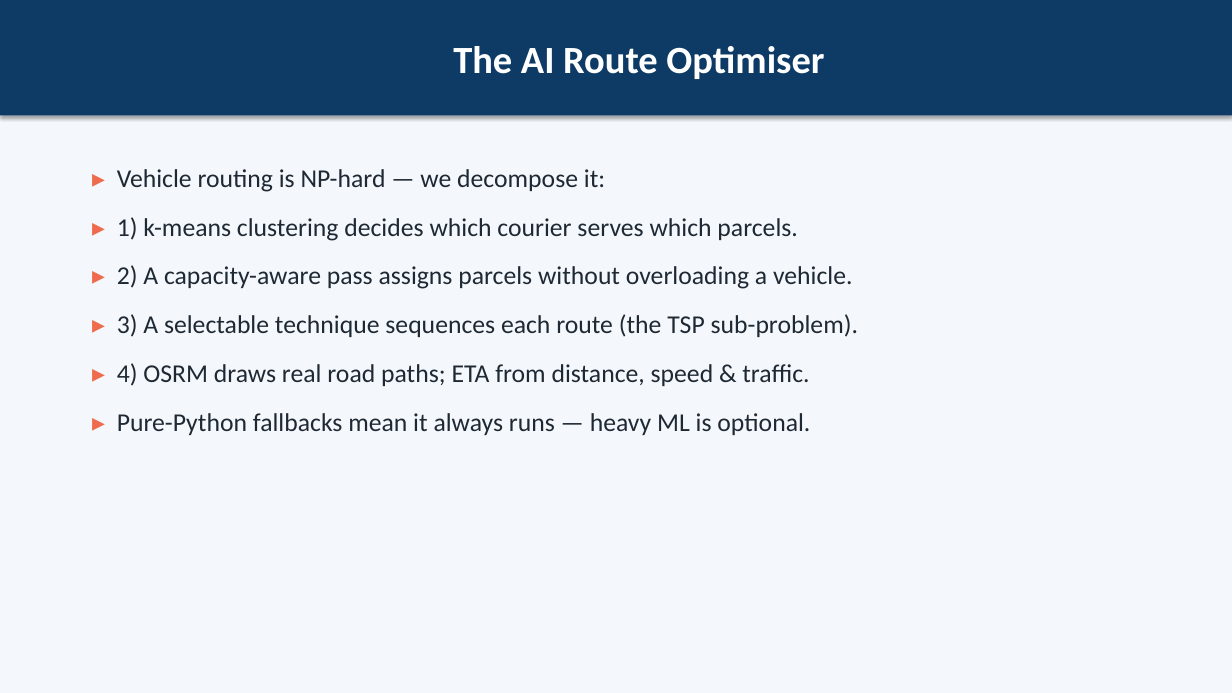
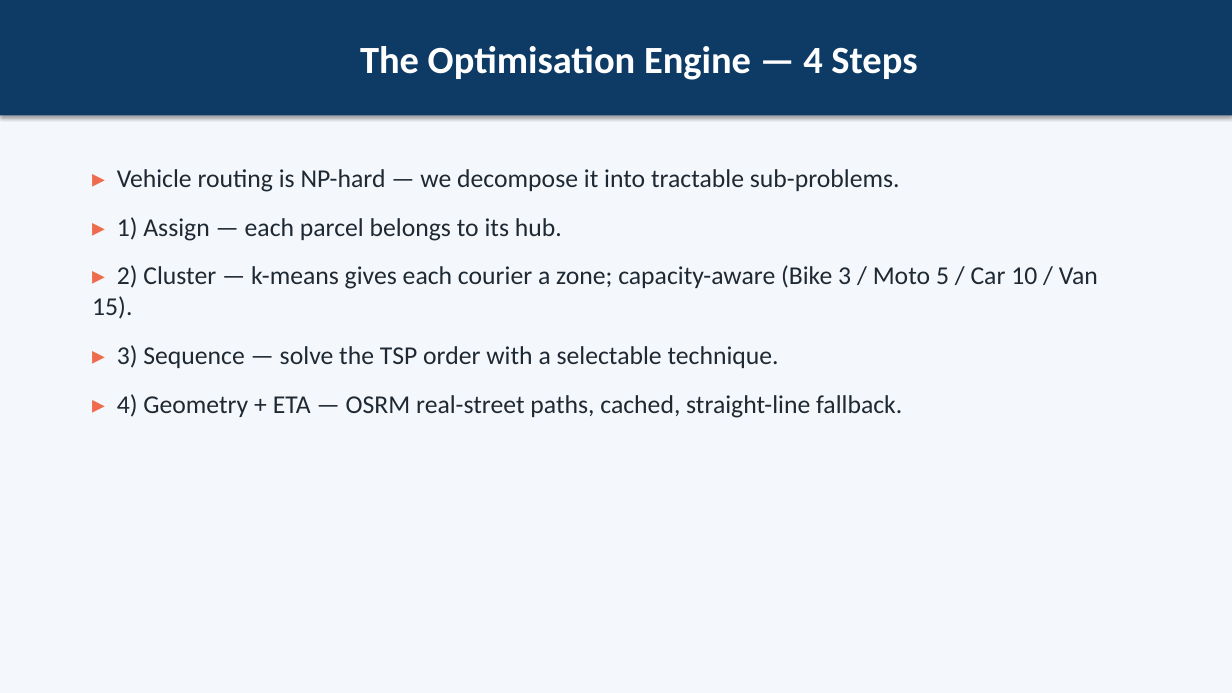
Before and after one commit to MahmoudHozayen1/CairoLogisticsAI, a slide deck: slide 6 of docs/presentation.pptx (slide 8 before the commit). Drawn at 1232x693 pixels with LibreOffice and Linux fonts; fonts in the diff are those of the drawing. Boxes give left, top, right and bottom in pixels: in the first picture for what was removed or moved away, otherwise in the second. Text is boxed around its words. In the diff, an @@ line names an element or a change of style, - is before the commit and + after.

```diff
--- a/docs/presentation.pptx
+++ b/docs/presentation.pptx
@@ text in rectangle at [360, 46, 917, 80]: text changed @@
-The AI Route Optimiser
+The Optimisation Engine — 4 Steps
@@ text at [92, 169, 1098, 418]: text changed @@
-▸ Vehicle routing is NP-hard — we decompose it:
-▸ 1) k-means clustering decides which courier serves which parcels.
-▸ 2) A capacity-aware pass assigns parcels without overloading a vehicle.
-▸ 3) A selectable technique sequences each route (the TSP sub-problem).
-▸ 4) OSRM draws real road paths; ETA from distance, speed & traffic.
-▸ Pure-Python fallbacks mean it always runs — heavy ML is optional.
+▸ Vehicle routing is NP-hard — we decompose it into tractable sub-problems.
+▸ 1) Assign — each parcel belongs to its hub.
+▸ 2) Cluster — k-means gives each courier a zone; capacity-aware (Bike 3 / Moto 5 / Car 10 / Van 15).
+▸ 3) Sequence — solve the TSP order with a selectable technique.
+▸ 4) Geometry + ETA — OSRM real-street paths, cached, straight-line fallback.
```
Also in this commit, not shown: 14 other slides changed, 7 slides added, 10 slides removed, 1 other file.
